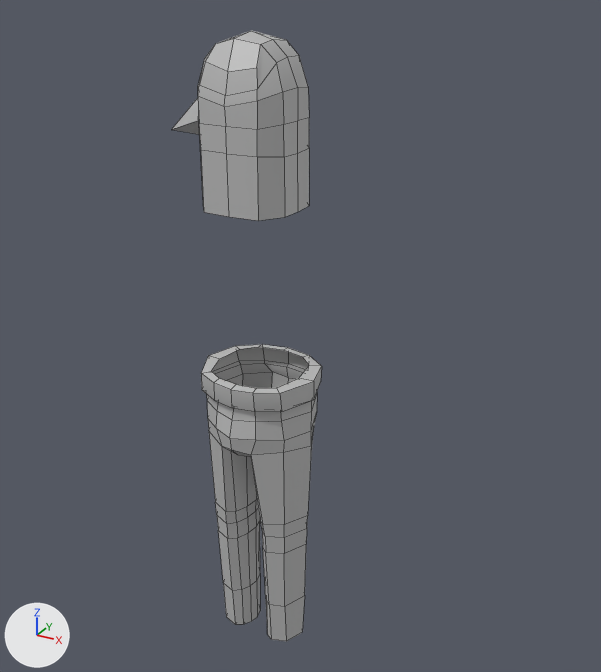
The FBX model Asset/Character  model/ani_test/F3.fbx, before and after one commit.
Before and after are seen from a 50 mm lens placed at (0.0511, -0.0819, 0.1247), pointed at (0.0038, 0.004, 0.0818). Every picture has the same lights, and +X, +Y and +Z are marked at lower left. Mesh edges are drawn as thin lines. Where no turn or scale is listed for an object, it has been applied to the vertices.

In view in the first picture: 'Head_re', 'Leg_re'.
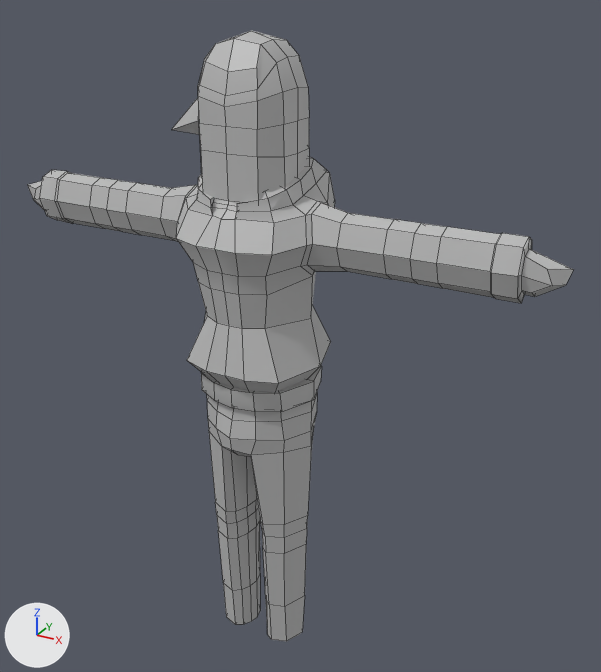
The change in detail:
Mesh me_mesh_001_1 is new.
It has 318 vertices, 304 faces and spans x -3.7..3.7, y 3.84..6.8, z -0.86..0.89.
It uses material mat_lambert1 (grey #bcbcbc).
In object 'Body_re' (ob_body_re), parent is no longer ob_group1.
Object 'Body_re' (ob_body_re) now shows me_mesh_001_1 instead of nothing.
Object 'Body_re' (ob_body_re) moves from (0.0, 0.0, 0.0) to (0.0, 0.0, 0.0368).
Object 'Body_re' (ob_body_re) turns from (0, 0, 0) to (90, 0, 0) degrees about x, y and z.
Object 'Body_re' (ob_body_re) is rescaled from (1.0, 1.0, 1.0) to (0.01, 0.01, 0.01).

What differs and where, as boxes (x1, y1, x2, y2) in the pictures (601 x 672 px):
'Body_re', now drawn: after (28, 157, 574, 393)
